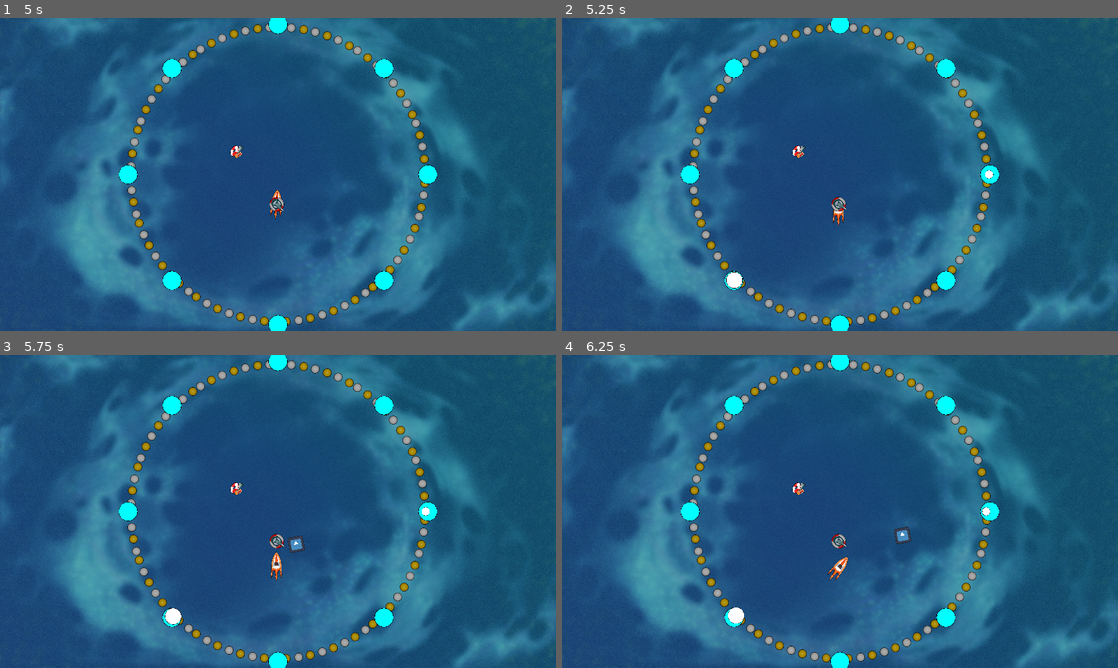
Above: before the commit, frames 1-4 (two rows, left to right).
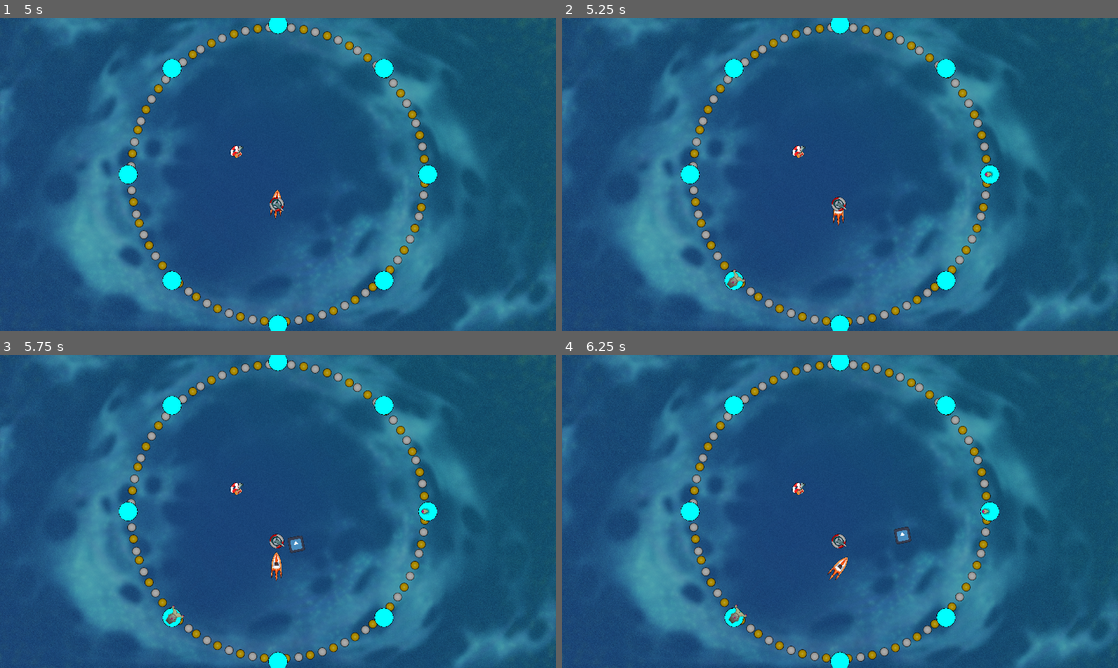
Above: after the commit, the same moments.

Repository: DarkerQueenSara/wave-defense
Game: Godot game, scene res://scenes/main_scene.tscn
Two runs of this game, one before a commit and one after it. Both use one fixed random seed, a clock stepped at 60 frames per second and the inputs below. The engine's default icon, where the game draws it, is replaced by a stand-in: a white triangle on a blue panel in a dark square.
Inputs:
- Up to frame 1 (5 s): tap Enter at 0.5 s; hold Right (right) 0.53-1.28 s; tap X (towerMagnet) at 0.6, 2.85 s; hold Down (down) 1.28-2.03 s; tap Z (towerNormal) at 1.35, 3.6 s; hold Right (right) 2.03-2.78 s; tap C (towerRepel) at 2.1, 4.35 s; hold Up (up) 2.78-3.53 s; hold A (left) from 3.53 s (still down); tap Space at 4.25 s
- Up to frame 2 (5.25 s): tap Enter at 5 s; release A (left) at 5.03 s; hold Down (down) from 5.03 s (still down); tap X (towerMagnet) at 5.1 s
- Up to frame 3 (5.75 s): keep holding Down (down)
- Up to frame 4 (6.25 s): release Down (down) at 5.78 s; hold Right (right) from 5.78 s (still down); tap Z (towerNormal) at 5.85 s

Frame 1 is identical in both runs. In frame 2, 0.2% of the frame differs, in the area x 29-78%, y 48-87%; in frame 3, 0.2%; in frame 4, 0.2%.

Commit message:
enemy sprite

Diff:
--- a/scenes/enemies/fast_enemy.tscn
+++ b/scenes/enemies/fast_enemy.tscn
@@ -1,9 +1,15 @@
-[gd_scene load_steps=2 format=3 uid="uid://qp5t131wopr4"]
+[gd_scene load_steps=3 format=3 uid="uid://qp5t131wopr4"]
 
 [ext_resource type="PackedScene" uid="uid://jwab5ak57jqk" path="res://scenes/enemies/dummy_enemy.tscn" id="1_1ghbo"]
+[ext_resource type="Texture2D" uid="uid://b0vrkmnvi7r3v" path="res://sprites/M2_Striker.png" id="2_cvo13"]
 
 [node name="FastEnemy" instance=ExtResource("1_1ghbo")]
-scale = Vector2(0.5, 0.5)
+scale = Vector2(2.84553, 2.84553)
 enemySpeed = 150.0
 enemyDamage = 2
 enemyHealth = 1
+
+[node name="Sprite2D" parent="." index="0"]
+rotation = 1.57885
+scale = Vector2(1.18519, 1.18518)
+texture = ExtResource("2_cvo13")
--- a/scenes/enemies/normal_enemy.tscn
+++ b/scenes/enemies/normal_enemy.tscn
@@ -1,6 +1,12 @@
-[gd_scene load_steps=2 format=3 uid="uid://bcdknyqdtg00g"]
+[gd_scene load_steps=3 format=3 uid="uid://bcdknyqdtg00g"]
 
 [ext_resource type="PackedScene" uid="uid://jwab5ak57jqk" path="res://scenes/enemies/dummy_enemy.tscn" id="1_hotun"]
+[ext_resource type="Texture2D" uid="uid://bcs0uihtnyt5s" path="res://sprites/M1_minion.png" id="2_3gmb0"]
 
 [node name="NormalEnemy" instance=ExtResource("1_hotun")]
 enemySpeed = 25.0
+
+[node name="Sprite2D" parent="." index="0"]
+rotation = 1.56277
+scale = Vector2(2.66667, 2.66667)
+texture = ExtResource("2_3gmb0")
--- a/scenes/enemies/slow_enemy.tscn
+++ b/scenes/enemies/slow_enemy.tscn
@@ -1,8 +1,14 @@
-[gd_scene load_steps=2 format=3 uid="uid://dy5ntwxdt68ld"]
+[gd_scene load_steps=3 format=3 uid="uid://dy5ntwxdt68ld"]
 
 [ext_resource type="PackedScene" uid="uid://jwab5ak57jqk" path="res://scenes/enemies/dummy_enemy.tscn" id="1_nvpyi"]
+[ext_resource type="Texture2D" uid="uid://bo7cx8i4eegnf" path="res://sprites/M3_Tank.png" id="2_vx1rv"]
 
 [node name="SlowEnemy" instance=ExtResource("1_nvpyi")]
 scale = Vector2(2, 2)
 enemySpeed = 10.0
 enemyDamage = 10
+
+[node name="Sprite2D" parent="." index="0"]
+rotation = 1.57724
+scale = Vector2(1.14516, 1.14516)
+texture = ExtResource("2_vx1rv")
Binary file added: sprites/M1_minion.png
Not shown, added: sprites/M1_minion.png.import
Binary file added: sprites/M2_Striker.png
Not shown, added: sprites/M2_Striker.png.import
Binary file added: sprites/M3_Tank.png
Not shown, added: sprites/M3_Tank.png.import
